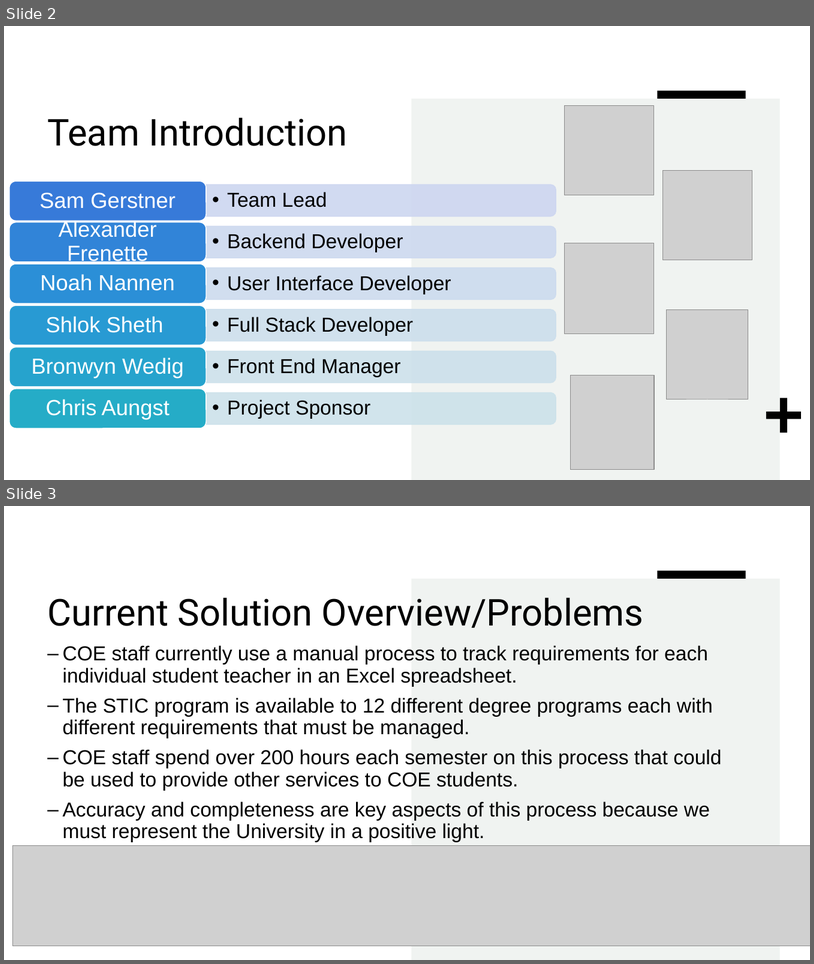
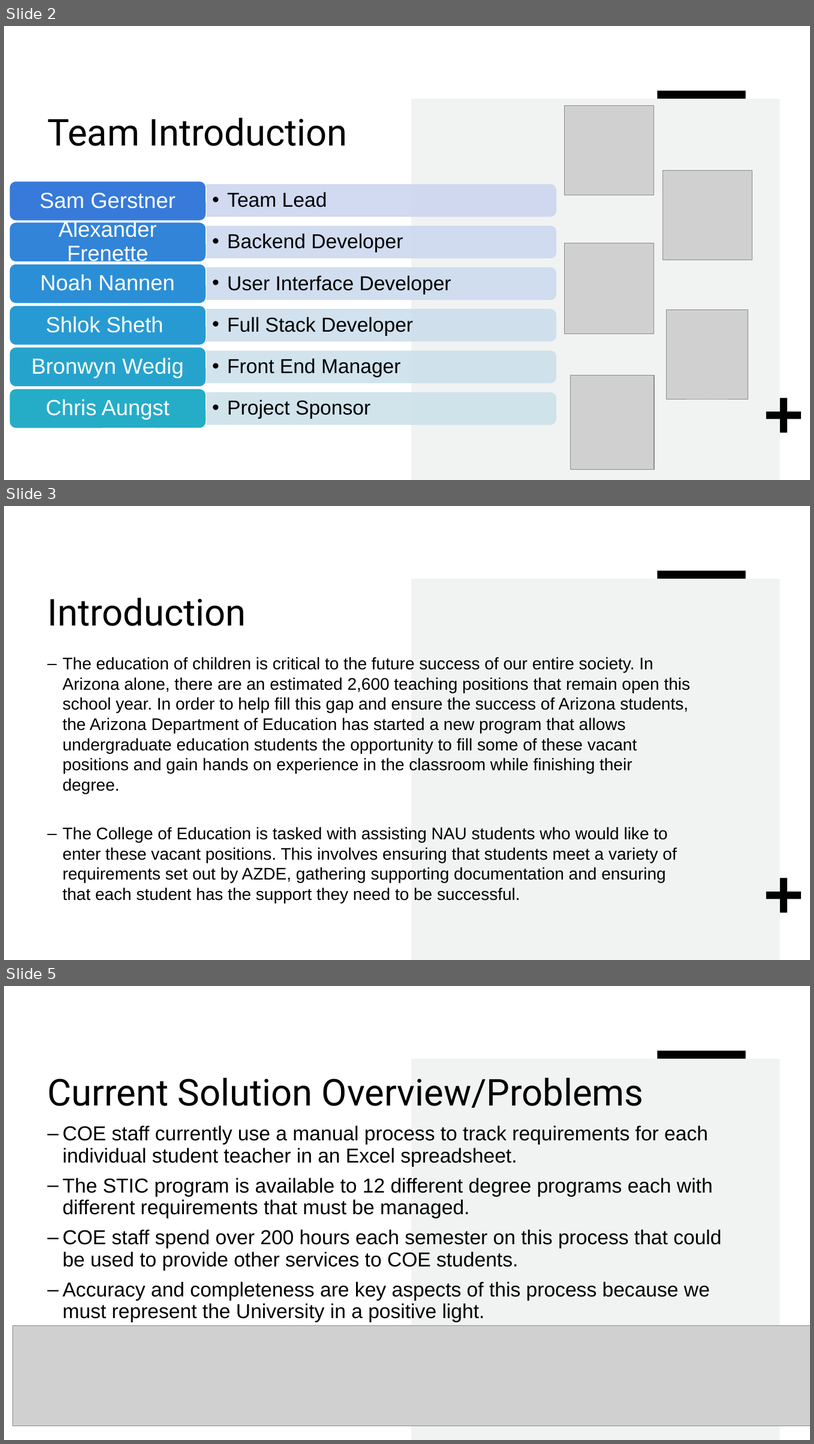
Before and after one commit to TeacherTodo/Deliverables, a slide deck: Teacher To-Do Mini Intro.pptx. Shown one above the other, each under a label of ours: slides 2 and 3 before the commit, slides 2, 3 and 5 after it; the slides between them are not shown. The pictures are 814x964 and 814x1444 pixels, drawn with LibreOffice and Linux fonts; fonts in the diff are those of the drawing; grey boxes stand for pictures. Boxes give left, top, right and bottom in pixels: in the first picture for what was removed or moved away, otherwise in the second. Text is boxed around its words. In the diff, an @@ line names an element or a change of style, - is before the commit and + after.

Commit message:
Update Mini Intro Presentation
Outlined entire presentation, added part of the development plan, and intro/hook.

```diff
--- a/Teacher To-Do Mini Intro.pptx
+++ b/Teacher To-Do Mini Intro.pptx
@@ slide 3 added at <box>4,506,810,960</box>, background #FFFFFF; not listed: 3 template elements that a slide beside it also shows @@
@@ title added at <box>47,597,246,626</box>, 44 pt, text #000000 @@
+Introduction
@@ text added at <box>63,657,691,903</box>, 20 pt, text #000000 @@
+– The education of children is critical to the future success of our entire society. In Arizona alone, there are an estimated 2,600 teaching positions that remain open this school year. In order to help fill this gap and ensure the success of Arizona students, the Arizona Department of Education has started a new program that allows undergraduate education students the opportunity to fill some of these vacant positions and gain hands on experience in the classroom while finishing their degree.
+– The College of Education is tasked with assisting NAU students who would like to enter these vacant positions. This involves ensuring that students meet a variety of requirements set out by AZDE, gathering supporting documentation and ensuring that each student has the support they need to be successful.
@@ what was slide 3 is now slide 5 @@
```
Also in this commit, not shown: 4 other slides added.
